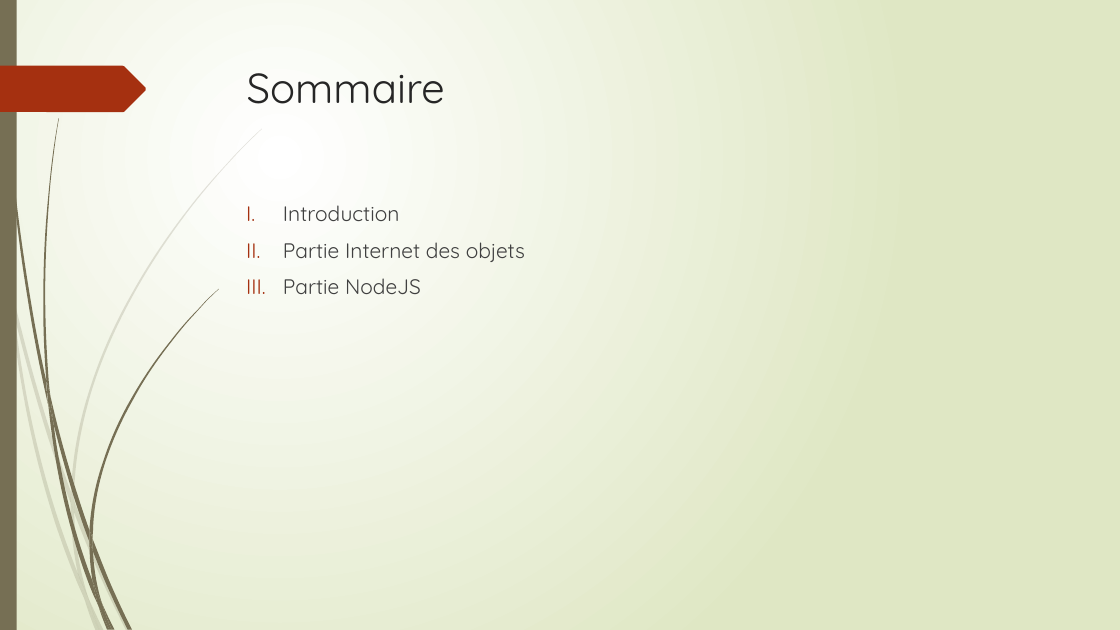
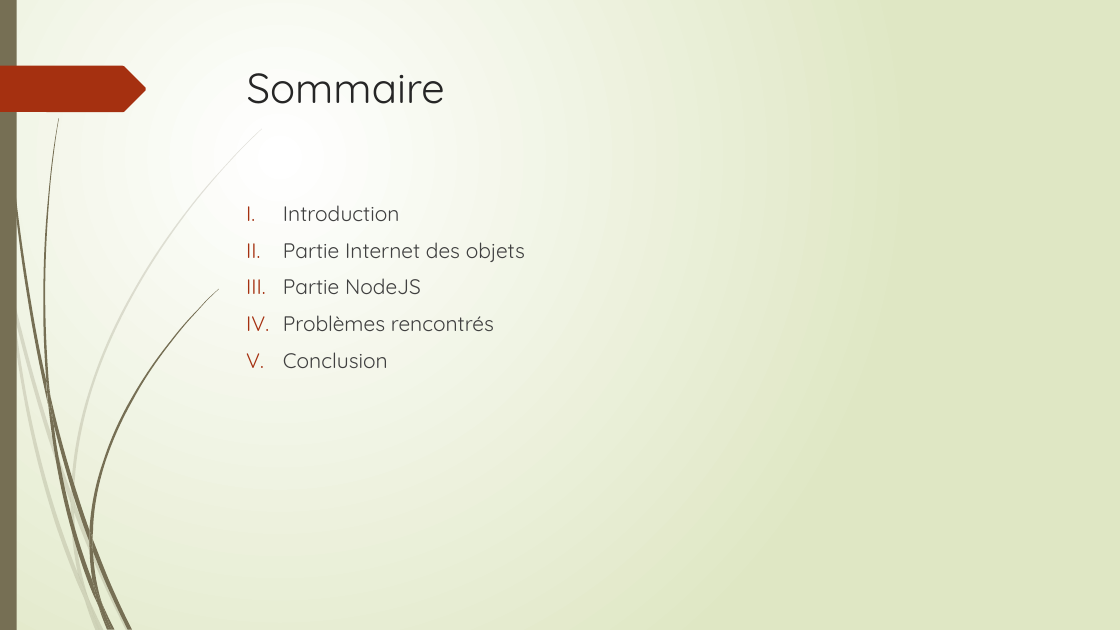
Before and after one commit to alexgwadou/projetB13, a slide deck: slide 2 of Projet Internet des Objets.pptx. Drawn at 1120x630 pixels with LibreOffice and Linux fonts; fonts in the diff are those of the drawing. Boxes give left, top, right and bottom in pixels: in the first picture for what was removed or moved away, otherwise in the second. Text is boxed around its words. In the diff, an @@ line names an element or a change of style, - is before the commit and + after.

```diff
--- a/Projet Internet des Objets.pptx
+++ b/Projet Internet des Objets.pptx
@@ text at (x1=283, y1=315, x2=494, y2=368): paragraphs added @@
+IV. Problèmes rencontrés
+V. Conclusion
```
Also in this commit, not shown: 2 slides added, 1 other file.
